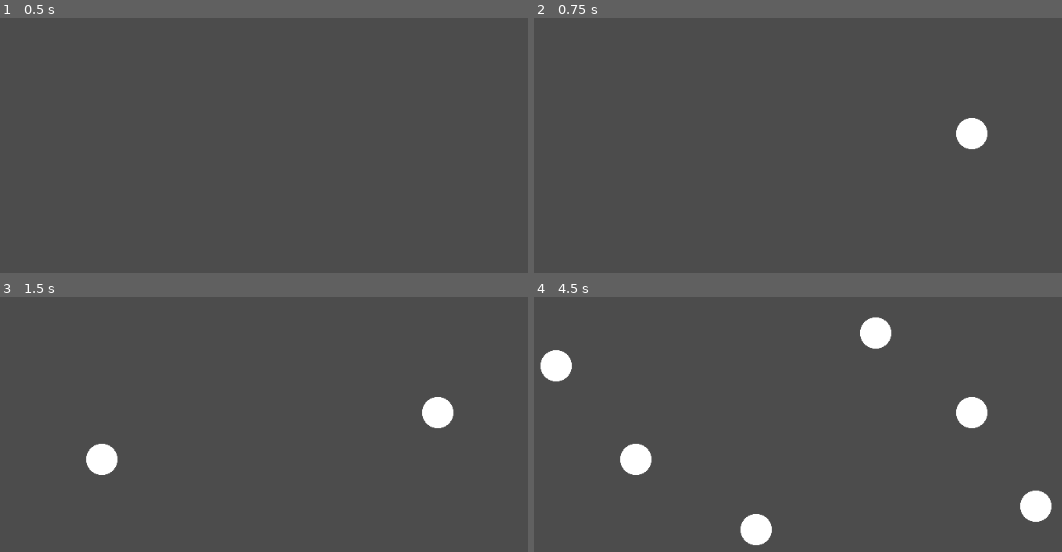
Above: before the commit, frames 1-4 (two rows, left to right).
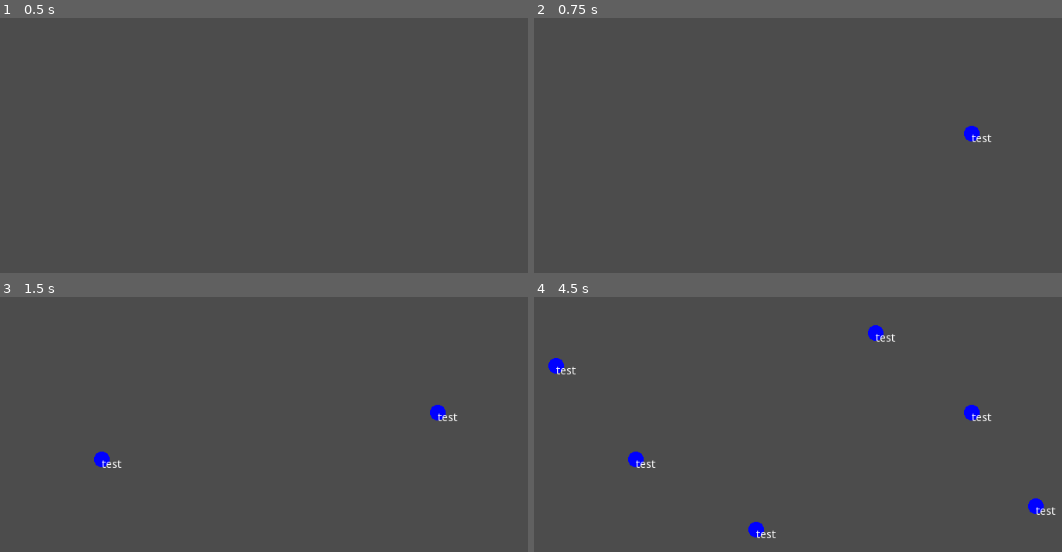
Above: after the commit, the same moments.

Repository: cklisch/godot_tutorial
Game: Godot game, scene res://Board.tscn
Two runs of this game, one before a commit and one after it. Both use one fixed random seed, a clock stepped at 60 frames per second and the inputs below.
Inputs (mouse positions are in pixels of both pictures, inside the frame that each line leads up to):
- Up to frame 1 (0.5 s): no input
- Up to frame 2 (0.75 s): tap Enter at 0.5 s; move the mouse to (972, 132) at 0.52 s; click (972, 132) at 0.67 s
- Up to frame 3 (1.5 s): tap Space at 1.25 s; move the mouse to (100, 460) at 1.27 s; click (100, 460) at 1.42 s
- Up to frame 4 (4.5 s): tap Enter at 2, 3.5 s; move the mouse to (877, 332) at 2.02 s; click (877, 332) at 2.17 s; tap Space at 2.75, 4.25 s; move the mouse to (755, 529) at 2.77 s; click (755, 529) at 2.92 s; move the mouse to (1035, 506) at 3.52 s; click (1035, 506) at 3.67 s; move the mouse to (555, 365) at 4.27 s; click (555, 365) at 4.42 s

Frame 1 is identical in both runs. In frame 2, 0.6% of the frame differs, in the area x 79-87%, y 39-52%; in frame 3, 1.2%; in frame 4, 3.7%, in the area x 1-99%, y 7-98%.

Commit message:
add dot class

Diff:
--- a/game/Board.gd
+++ b/game/Board.gd
@@ -1,32 +1,43 @@
 extends Node2D
+
+var dot_class = preload("res://Dot.tscn")
 
 #var NrPlayers = 2
 var colors = ["black", "white"]
 var turn = 0
-
-var circle = preload("res://pics/circle.png")
-
-# Called when the node enters the scene tree for the first time.
-func _ready():
-	pass # Replace with function body.
+var dots = []
+var new_dot = true
+var pos = Vector2(0,0)
+var clicked_dot
 
 
-func create_sprite():
-	var tex = Sprite.new()
-	tex.set_texture(circle)
-	tex.set_scale(Vector2(0.2,0.2))
-	return tex
+
+
+func _ready():
+	set_process(false)
+	set_physics_process(false)
 
 func add_dot(position):
-	var dot = Node2D.new()
-	dot.set_name(colors[turn])
+	new_dot = false
+	var dot = dot_class.instance()
 	dot.position = position
-	var tex = create_sprite()
-	dot.add_child(tex)
-	add_child(dot)
+	var label = load("res://Info.tscn")
+	var test = label.instance()
+	dot.add_child(test)
+	self.add_child(dot)
+	print ("add dot")
 
 func _input(event):
-	if event is InputEventMouseButton && event.button_index == BUTTON_LEFT:
-		if event.pressed:
+	if event is InputEventMouseButton \
+	and event.button_index == BUTTON_LEFT \
+	and event.pressed:
+		new_dot = true
+		pos = event.position
+		set_process(true)
 
-			add_dot(event.position)
+
+func _process(delta):
+	set_process(false)
+
+	if new_dot:
+		add_dot(pos)
--- /dev/null
+++ b/game/Dot.gd
@@ -0,0 +1,36 @@
+extends Area2D
+
+var parent
+
+func _ready():
+	var sprite = Sprite.new()
+	sprite.texture = load("res://pics/circle.png") # could use preload
+	sprite.set_scale(Vector2(0.1,0.1))
+	sprite.set_name("Sprite")
+	sprite.hide()
+	self.add_child(sprite)
+	var circle_shape = CircleShape2D.new()
+	circle_shape.set_radius(10)
+	var collision_shape = CollisionShape2D.new()
+	collision_shape.shape = circle_shape
+	self.add_child(collision_shape)
+	parent = get_parent()
+
+func _draw():
+	draw_circle(Vector2(0,0), 10, Color(0,0,1,1))
+
+func test():
+	print(get_overlapping_areas())
+
+func _input_event(viewport, event, shape_idx):
+	if event is InputEventMouseButton \
+	and event.button_index == BUTTON_LEFT \
+	and event.pressed:
+		self.on_click()
+
+
+func on_click():
+	parent.new_dot = false
+	parent.clicked_dot = self
+	parent.set_process(true)
+	print(self)
--- /dev/null
+++ b/game/Dot.tscn
@@ -0,0 +1,6 @@
+[gd_scene load_steps=2 format=2]
+
+[ext_resource path="res://Dot.gd" type="Script" id=1]
+
+[node name="Dot" type="Area2D"]
+script = ExtResource( 1 )
--- /dev/null
+++ b/game/Info.gd
@@ -0,0 +1,14 @@
+extends RichTextLabel
+
+# Declare member variables here. Examples:
+# var a = 2
+# var b = "text"
+
+# Called when the node enters the scene tree for the first time.
+func _ready():
+	add_text("test")
+	pass # Replace with function body.
+
+# Called every frame. 'delta' is the elapsed time since the previous frame.
+#func _process(delta):
+#	pass
--- /dev/null
+++ b/game/Info.tscn
@@ -0,0 +1,8 @@
+[gd_scene load_steps=2 format=2]
+
+[ext_resource path="res://Info.gd" type="Script" id=1]
+
+[node name="Info" type="RichTextLabel"]
+margin_right = 40.0
+margin_bottom = 40.0
+script = ExtResource( 1 )
